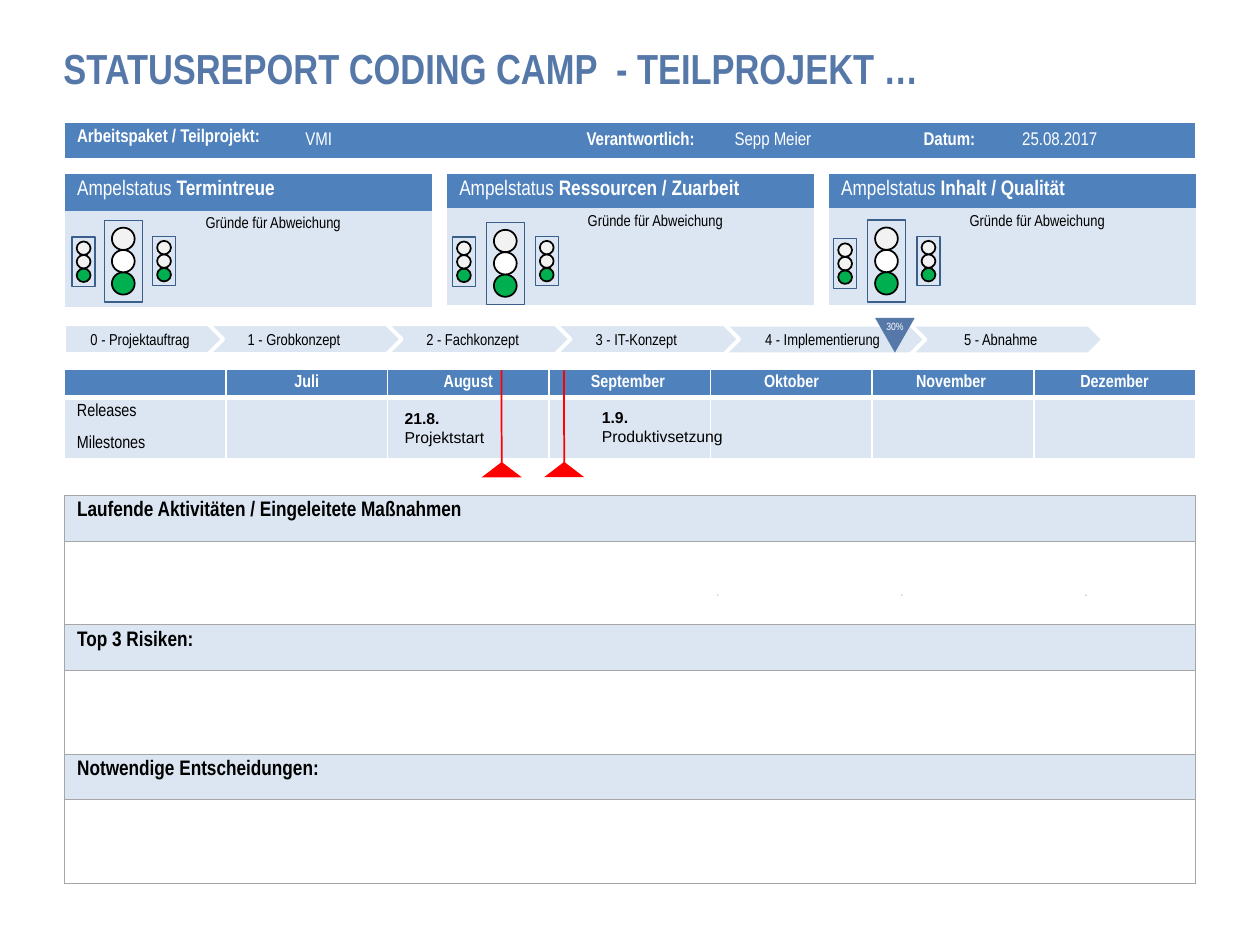
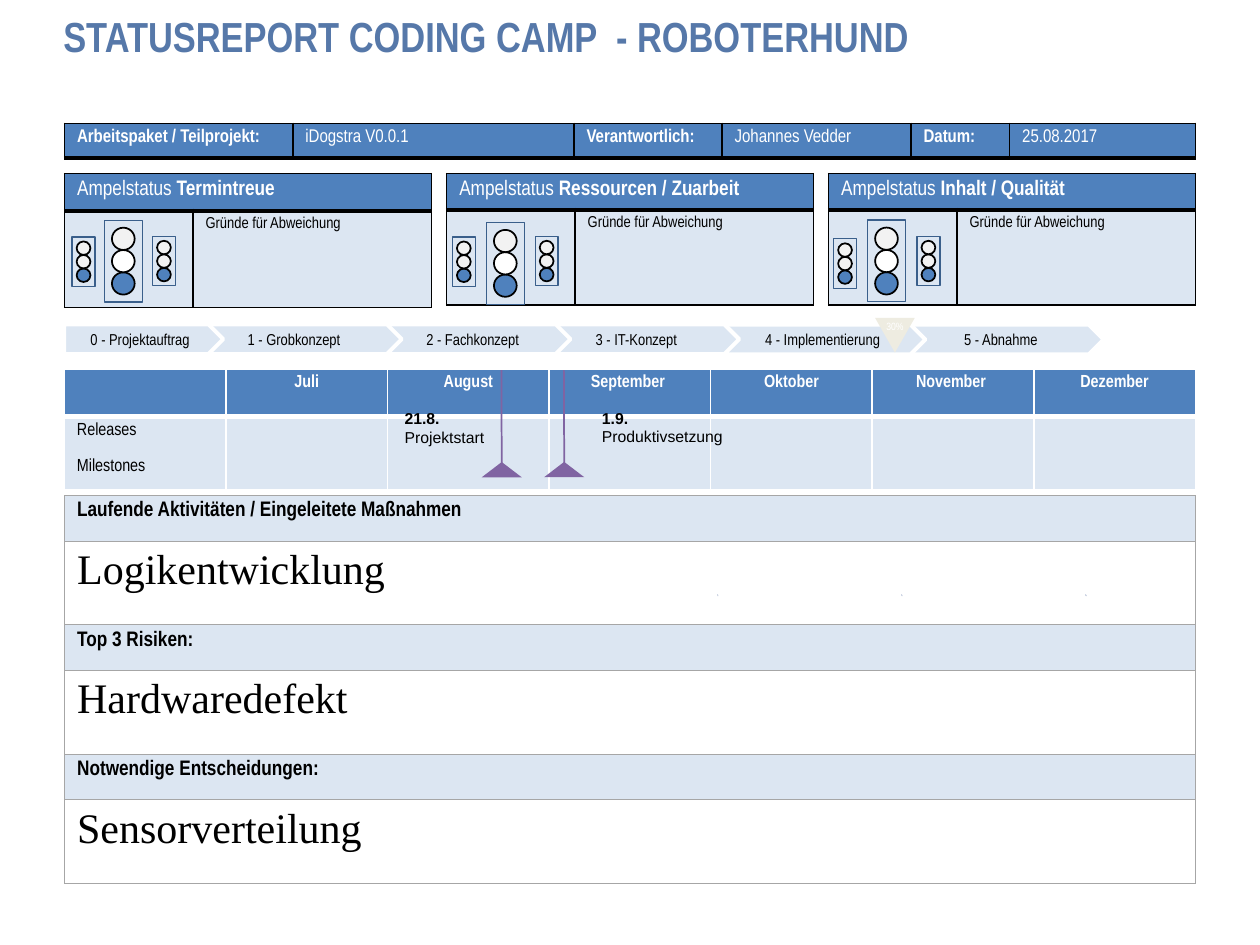
Before and after one commit to dieterpl/iDogstra, a slide deck: slide 1 of presentation/VorlageStatusbericht.pptx. Drawn at 1260x945 pixels with LibreOffice and Linux fonts; fonts in the diff are those of the drawing. Boxes give left, top, right and bottom in pixels: in the first picture for what was removed or moved away, otherwise in the second. Text is boxed around its words. In the diff, an @@ line names an element or a change of style, - is before the commit and + after.

```diff
--- a/presentation/VorlageStatusbericht.pptx
+++ b/presentation/VorlageStatusbericht.pptx
@@ text at bbox=[63, 22, 908, 53]: text changed @@
-STATUSREPORT CODING CAMP - TEILPROJEKT …
+STATUSREPORT CODING CAMP - ROBOTERHUND
@@ table at bbox=[64, 123, 1194, 159] @@
-row 1, column 2: VMI
+row 1, column 2: iDogstra V0.0.1
-row 1, column 4: Sepp Meier
+row 1, column 4: Johannes Vedder
@@ borders changed @@
@@ table at bbox=[64, 174, 431, 307] @@
@@ borders changed @@
@@ table at bbox=[446, 174, 813, 305] @@
@@ borders changed @@
@@ table at bbox=[829, 174, 1196, 305] @@
@@ borders changed @@
@@ outline #3A5F8C 0.75 pt to #3A5F8B 0.74 pt in 9 elements at bbox=[105, 220, 142, 302], bbox=[152, 237, 175, 286], bbox=[536, 237, 558, 286], bbox=[917, 237, 940, 286], bbox=[452, 237, 475, 286], bbox=[834, 239, 857, 289], bbox=[486, 223, 524, 305], bbox=[72, 237, 94, 286], bbox=[868, 220, 906, 302] @@
@@ fill #00B050 to #4F81BD; outline #000000 1 pt to #000000 0.99 pt in 9 elements at bbox=[112, 272, 135, 295], bbox=[158, 268, 171, 282], bbox=[539, 268, 553, 282], bbox=[921, 268, 935, 282], bbox=[457, 268, 471, 282], bbox=[838, 271, 852, 285], bbox=[494, 275, 517, 297], bbox=[876, 272, 898, 295], bbox=[77, 268, 91, 282] @@
@@ outline #000000 1 pt to #000000 0.99 pt in 9 elements at bbox=[112, 249, 135, 272], bbox=[158, 255, 171, 268], bbox=[539, 255, 553, 268], bbox=[921, 255, 935, 268], bbox=[457, 255, 471, 268], bbox=[838, 257, 852, 271], bbox=[494, 252, 517, 275], bbox=[876, 249, 898, 272], bbox=[77, 255, 91, 268] @@
@@ flow chart merge at bbox=[876, 318, 915, 353]: fill #5678A9 to #EEECE1 @@
@@ text in flow chart merge at bbox=[886, 323, 903, 330]: text removed @@
-30%
@@ outline #FFFFFF 2.25 pt to #FFFFFF 2.24 pt; proportions changed in 3 elements at bbox=[727, 325, 925, 355], bbox=[541, 324, 738, 354], bbox=[906, 325, 1104, 355] @@
@@ table at bbox=[64, 369, 1193, 475] @@
@@ borders changed @@
@@ line (501, 462) - (501, 370): stroke #FF0000 1 pt to #8064A2 0.99 pt @@
@@ line (564, 462) - (564, 370): stroke #FF0000 1 pt to #8064A2 0.99 pt @@
@@ triangle at bbox=[484, 464, 519, 478]: fill #FF0000 to #8064A2; outline #FF0000 1 pt to #8064A2 0.99 pt @@
@@ triangle at bbox=[547, 462, 582, 476]: fill #FF0000 to #8064A2; outline #FF0000 1 pt to #8064A2 0.99 pt @@
@@ table at bbox=[64, 495, 1196, 883] @@
-row 2, column 1: 
+row 2, column 1: Logikentwicklung
-row 4, column 1: 
+row 4, column 1: Hardwaredefekt
-row 6, column 1: 
+row 6, column 1: Sensorverteilung
@@ borders changed @@
```
Also in this commit, not shown: 1 other file.
